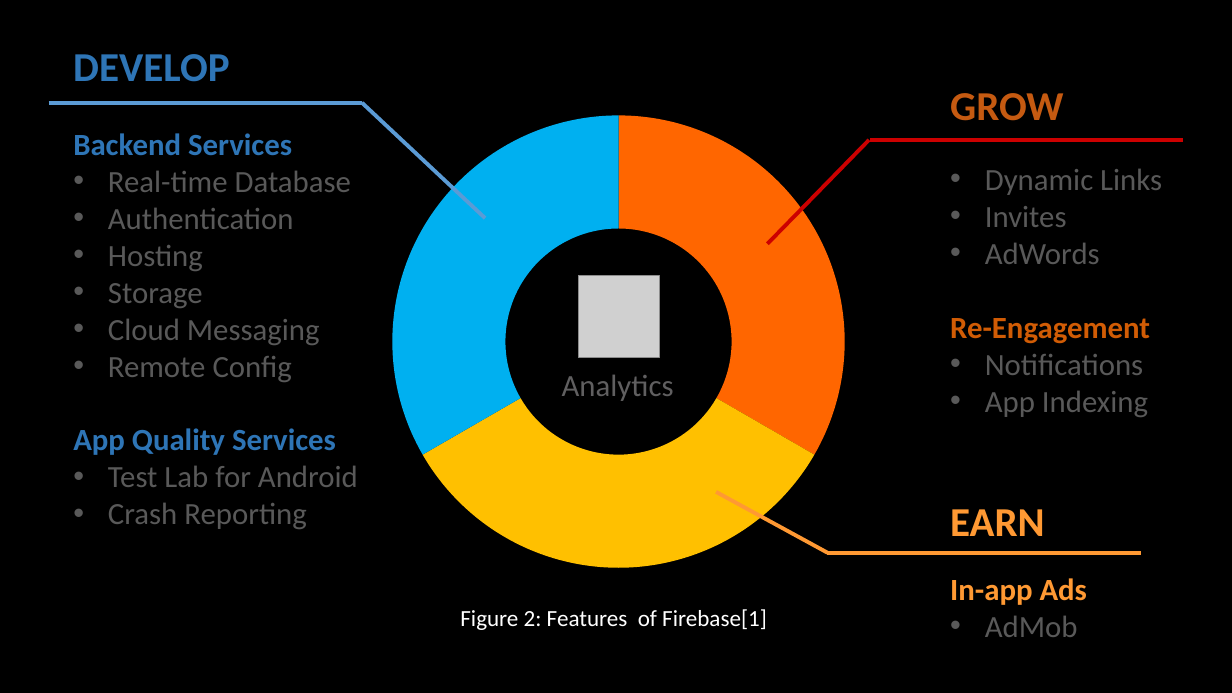
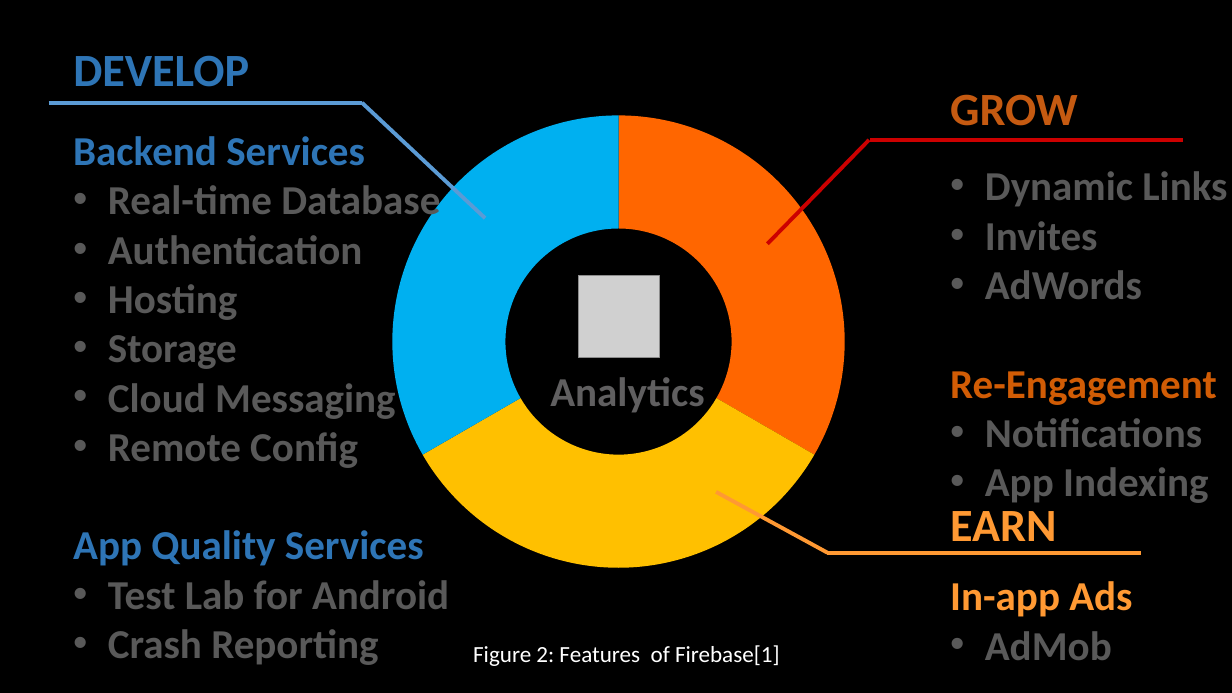
Before and after one commit to pritz10/Dissertation-Mini-Project-2018-, a slide deck: slide 12 of Home Stays.pptx (slide 10 before the commit). Drawn at 1232x693 pixels with LibreOffice and Linux fonts; fonts in the diff are those of the drawing; grey boxes stand for pictures. Boxes give left, top, right and bottom in pixels: in the first picture for what was removed or moved away, otherwise in the second. Text is boxed around its words. In the diff, an @@ line names an element or a change of style, - is before the commit and + after.

```diff
--- a/Home Stays.pptx
+++ b/Home Stays.pptx
@@ size 32 to 36 pt in 3 elements at [950, 511, 1056, 553], [950, 94, 1078, 126], [73, 55, 249, 87] @@
@@ text "Backend Services" at [73, 136, 449, 665]: size 24 to 32 pt; bold on in "Real-time Database", "Authentication", "Hosting", "Storage" and 4 more places @@
@@ text "Dynamic Links" at [950, 171, 1227, 503]: size 24 to 32 pt; bold on in "Dynamic Links", "Invites", "AdWords", "Notifications" and 1 more places @@
@@ text "Analytics": place and size @@
-text "Analytics" at [562, 375, 674, 401]
+text "Analytics" at [550, 377, 704, 413]
@@ text "Analytics" at [550, 377, 704, 413]: size 24 to 32 pt, bold on @@
@@ text "In-app Ads" at [950, 581, 1132, 660]: size 24 to 32 pt; bold on in "AdMob" @@
@@ text "Figure 2: Features of Firebase[1]": place and size @@
-text "Figure 2: Features of Firebase[1]" at [460, 609, 767, 630]
+text "Figure 2: Features of Firebase[1]" at [473, 645, 780, 666]
```
Also in this commit, not shown: 7 other slides changed, 9 slides added, 2 slides removed, 4 other files.
